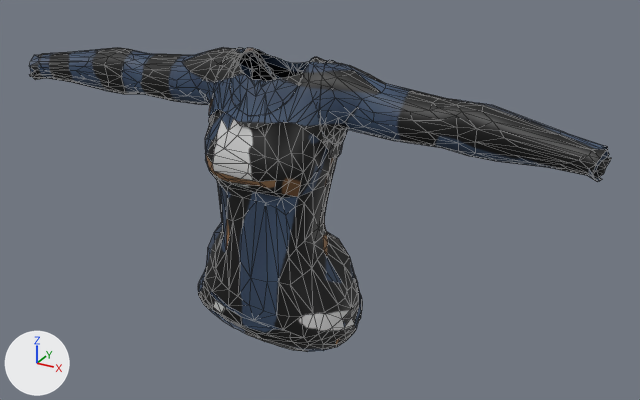
What one commit did to the FBX model art/cast/export/parts/f/top_long_Hero.fbx.
Rendered twice from a 50 mm camera at (0.734, -1.199, 1.771) aimed at (0.068, 0.012, 1.166). Every picture has the same lights, and +X, +Y and +Z are marked at lower left. The first picture is the older version. Mesh edges are drawn as thin lines.

The first picture shows 'top_long_Hero'.
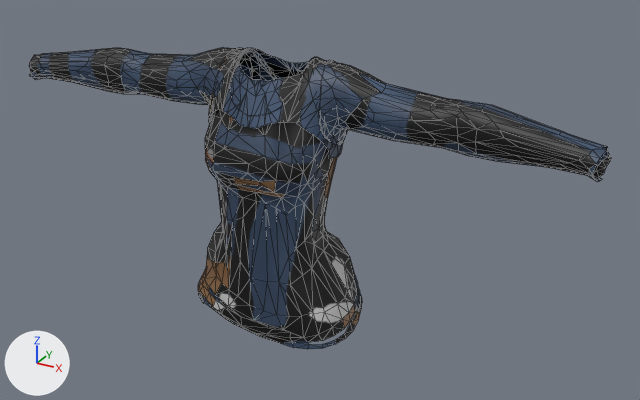
Edits to the bpy script that builds the scene:
```text
Change me_top_long_hero:
    used by ob_top_long_hero; location = (0.0, 0.0, 0.0)
    remove me_top_long_hero.from_pydata(...)  # 1079 vertices, 1900 faces; spans x -0.531..0.531, y -0.122..0.083, z 0.94..1.414
    add me_top_long_hero.from_pydata(...)  # 1084 vertices, 1900 faces; spans x -0.531..0.531, y -0.122..0.083, z 0.944..1.414
    me_top_long_hero part 1
    7 vertices are removed from x -0.112..0.117, y -0.042..0.046, z 1.221..1.403
    37 faces are deleted
    14 vertices are added at x -0.125..0.125, y -0.044..0.049, z 1.211..1.403
    49 new faces join them
    me_top_long_hero part 2
    40 vertices are removed from x -0.141..0.161, y -0.114..0.071, z 0.94..1.004
    101 faces are deleted
    3 vertices move from x -0.102..0.109, y -0.102..-0.097, z 0.953..0.981 to x -0.101..0.111, y -0.102..-0.097, z 0.955..0.98
    34 vertices are added at x -0.143..0.159, y -0.11..0.075, z 0.944..1.008
    81 new faces join them
    me_top_long_hero part 3
    2 vertices are removed from x 0.347..0.442, y -0.021..0.019, z 1.313..1.353
    13 faces are deleted
    4 vertices are added at (0.348, -0.02, 1.311), (0.442, 0.022, 1.35), (0.347, -0.024, 1.319), (0.442, 0.015, 1.356)
    17 new faces join them
    me_top_long_hero part 4
    2 vertices are removed from x -0.442..-0.316, y -0.019..0.019, z 1.318..1.353
    13 faces are deleted
    4 vertices are added at (-0.317, -0.02, 1.322), (-0.317, -0.016, 1.313), (-0.442, 0.022, 1.35), (-0.442, 0.015, 1.356)
    17 new faces join them
    me_top_long_hero part 5: 893 kept faces spanning x -0.531..0.53, y -0.12..0.083, z 0.953..1.414 get new texture (UV) coordinates
```

Where the change shows, as pixel boxes (x1, y1, x2, y2) in the pictures (640 x 400 px; the box of a moved part takes in the faces that stretch with it):
'top_long_Hero', reshaped: before (29, 48, 611, 352); after (29, 48, 611, 349)
part 1 of me_top_long_hero, moved or reshaped: (197, 53, 350, 181) in both
part 2 of me_top_long_hero, moved or reshaped: before (199, 276, 362, 352); after (199, 276, 362, 349)
part 3 of me_top_long_hero, moved or reshaped: (458, 142, 528, 162) in both
part 4 of me_top_long_hero, moved or reshaped: (109, 77, 138, 92) in both
part 5 of me_top_long_hero, surface changed: (29, 48, 609, 341) in both
